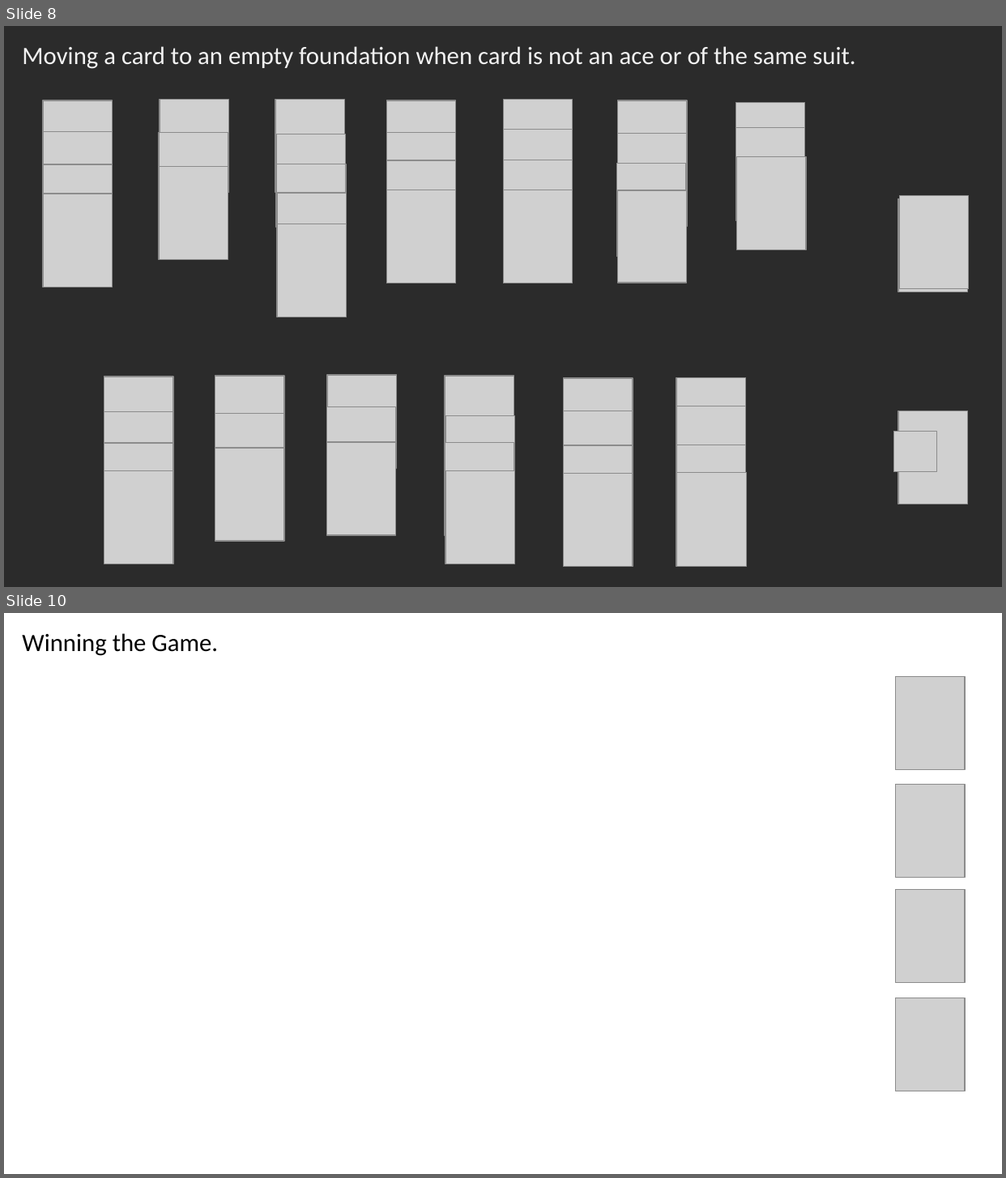
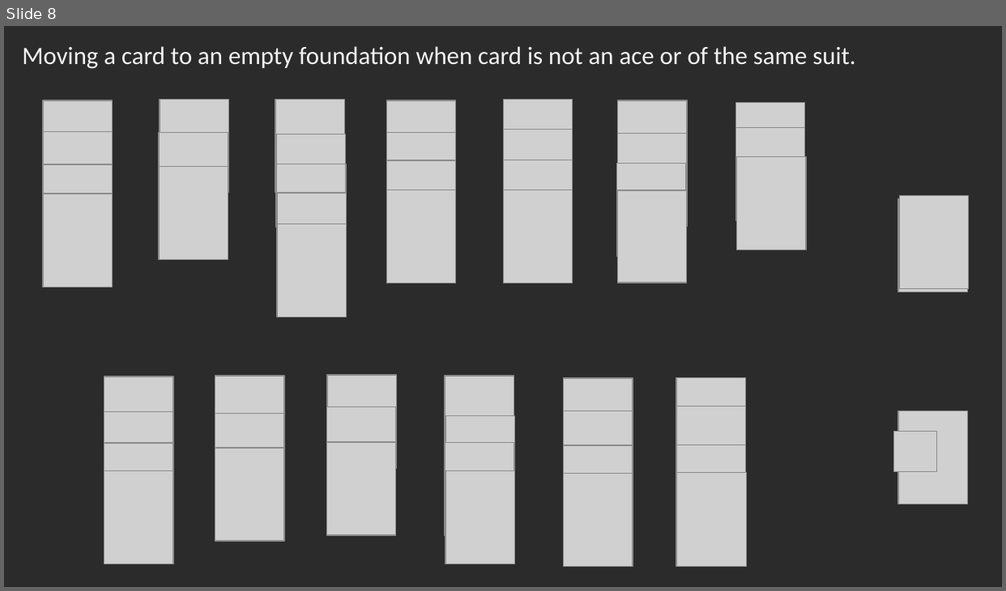
Before and after one commit to dhruvaldarji/HueHueBakersDozenSolitaire, a slide deck: HueHueBakersDozenSolitaire/HueHueBakersDozenSolitaireContent/Prototype.pptx. Shown one above the other, each under a label of ours: slides 8 and 10 before the commit, slide 8 after it; the slides between them are not shown. The pictures are 1006x1178 and 1006x591 pixels, drawn with LibreOffice and Linux fonts; fonts in the diff are those of the drawing; grey boxes stand for pictures; background and template pictures are left out; a plain dark background stands for a picture behind light text. Boxes give left, top, right and bottom in pixels: in the first picture for what was removed or moved away, otherwise in the second. Text is boxed around its words. In the diff, an @@ line names an element or a change of style, - is before the commit and + after.

```diff
--- a/HueHueBakersDozenSolitaire/HueHueBakersDozenSolitaireContent/Prototype.pptx
+++ b/HueHueBakersDozenSolitaire/HueHueBakersDozenSolitaireContent/Prototype.pptx
@@ slide 10 removed at (4,613,1002,1174), background picture (left out) @@
@@ text removed at (22,633,218,656) @@
-Winning the Game.
@@ picture removed at (895,677,964,769) @@
@@ picture removed at (895,785,964,877) @@
@@ picture removed at (895,889,964,982) @@
@@ picture removed at (895,999,964,1091) @@
```
Also in this commit, not shown: 2 slides changed.
